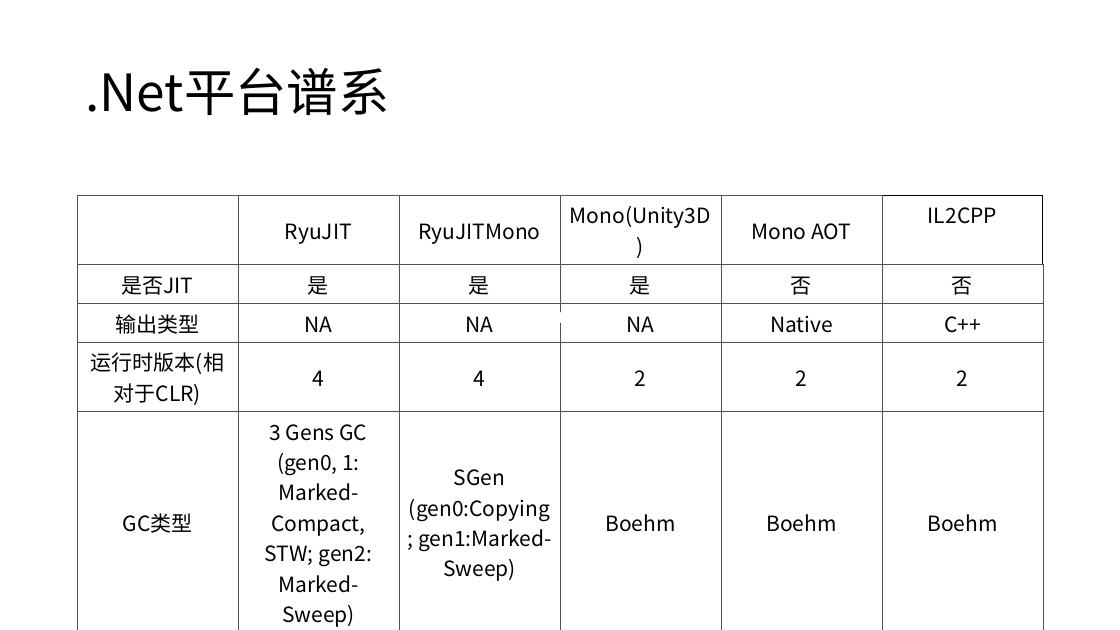
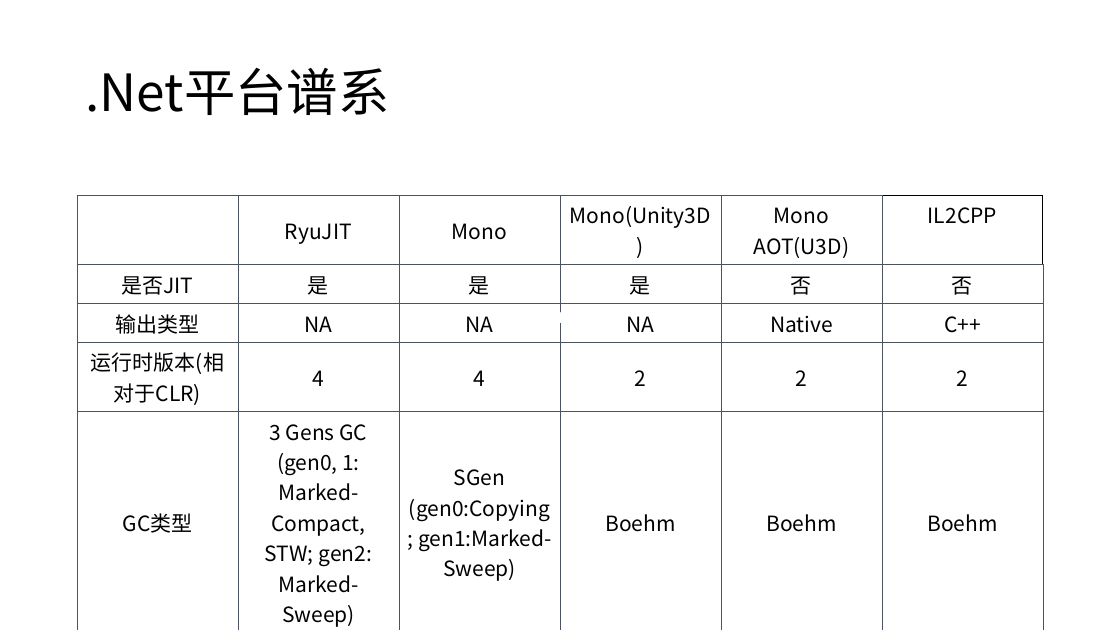
Before and after one commit to snakealpha/DotNetSession, a slide deck: slide 4 of pptx.pptx.pptx. Drawn at 1120x630 pixels with LibreOffice and Linux fonts; fonts in the diff are those of the drawing. Boxes give left, top, right and bottom in pixels: in the first picture for what was removed or moved away, otherwise in the second. Text is boxed around its words. In the diff, an @@ line names an element or a change of style, - is before the commit and + after.

```diff
--- a/pptx.pptx.pptx
+++ b/pptx.pptx.pptx
@@ table at (x1=77, y1=196, x2=1045, y2=630) @@
-row 1, column 3: RyuJITMono
+row 1, column 3: Mono
-row 1, column 5: Mono AOT
+row 1, column 5: Mono AOT(U3D)
```
Also in this commit, not shown: 1 other slide changed, 1 other file.
